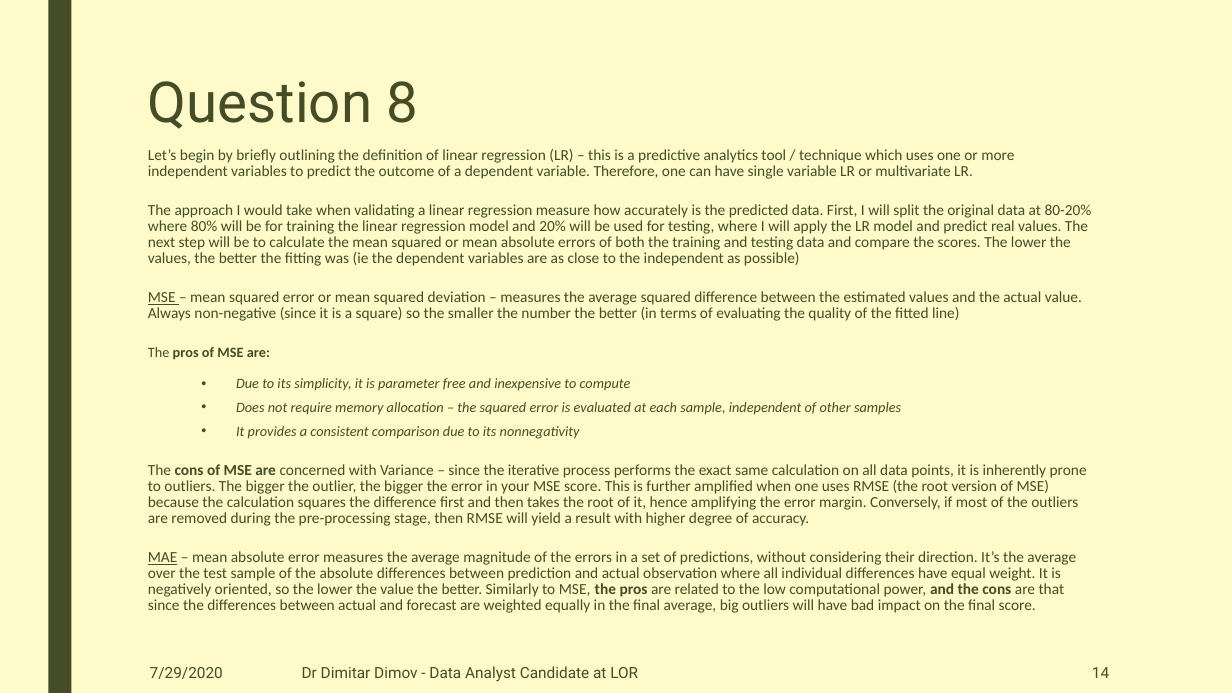
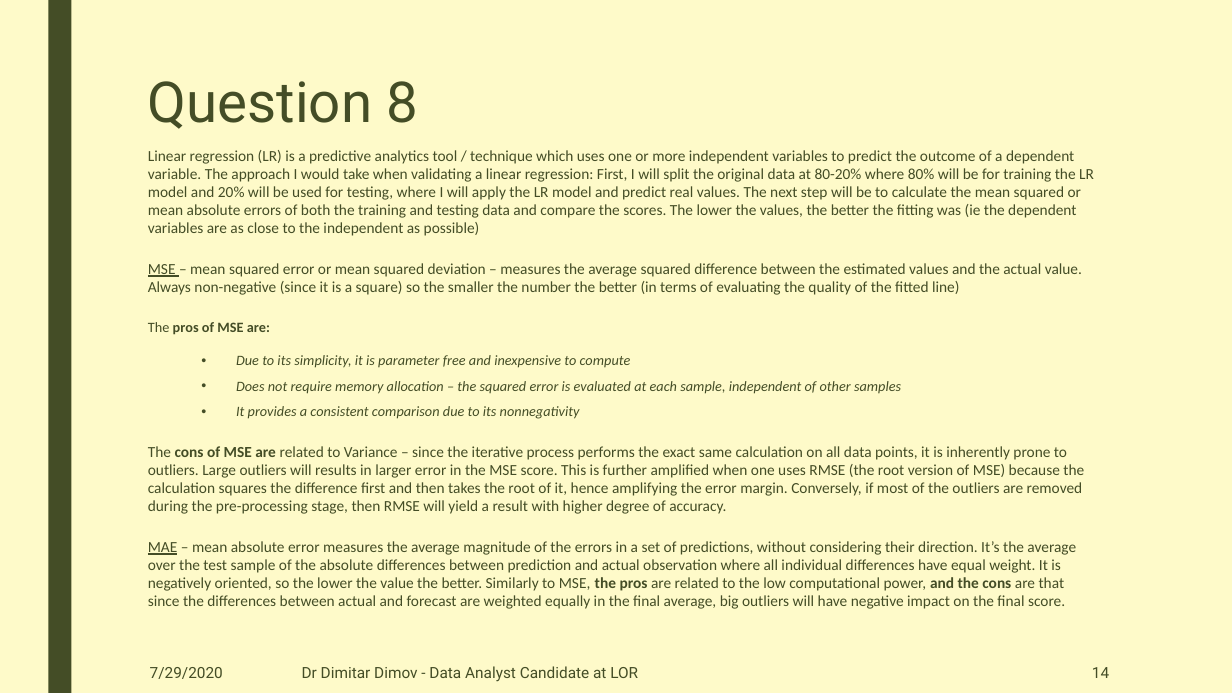
Before and after one commit to DimovDimitar/LOR_Technical_Assessment, a slide deck: slide 14 of DimitarDimovDataAnalystTechAssessmentAnswers.pptx. Drawn at 1232x693 pixels with LibreOffice and Linux fonts; fonts in the diff are those of the drawing. Boxes give left, top, right and bottom in pixels: in the first picture for what was removed or moved away, otherwise in the second. Text is boxed around its words. In the diff, an @@ line names an element or a change of style, - is before the commit and + after.

```diff
--- a/DimitarDimovDataAnalystTechAssessmentAnswers.pptx
+++ b/DimitarDimovDataAnalystTechAssessmentAnswers.pptx
@@ text at box(148, 150, 1094, 236): text changed @@
-Let’s begin by briefly outlining the definition of linear regression (LR) – this is a predictive analytics tool / technique which uses one or more independent variables to predict the outcome of a dependent variable. Therefore, one can have single variable LR or multivariate LR.
-The approach I would take when validating a linear regression measure how accurately is the predicted data. First, I will split the original data at 80-20% where 80% will be for training the linear regression model and 20% will be used for testing, where I will apply the LR model and predict real values. The next step will be to calculate the mean squared or mean absolute errors of both the training and testing data and compare the scores. The lower the values, the better the fitting was (ie the dependent variables are as close to the independent as possible)
+Linear regression (LR) is a predictive analytics tool / technique which uses one or more independent variables to predict the outcome of a dependent variable. The approach I would take when validating a linear regression: First, I will split the original data at 80-20% where 80% will be for training the LR model and 20% will be used for testing, where I will apply the LR model and predict real values. The next step will be to calculate the mean squared or mean absolute errors of both the training and testing data and compare the scores. The lower the values, the better the fitting was (ie the dependent variables are as close to the independent as possible)
@@ text at box(148, 263, 1082, 419): line spacing 0.87 to 0.97 @@
@@ text at box(148, 446, 1084, 609): text changed @@
-The cons of MSE are concerned with Variance – since the iterative process performs the exact same calculation on all data points, it is inherently prone to outliers. The bigger the outlier, the bigger the error in your MSE score. This is further amplified when one uses RMSE (the root version of MSE) because the calculation squares the difference first and then takes the root of it, hence amplifying the error margin. Conversely, if most of the outliers are removed during the pre-processing stage, then RMSE will yield a result with higher degree of accuracy.
-MAE – mean absolute error measures the average magnitude of the errors in a set of predictions, without considering their direction. It’s the average over the test sample of the absolute differences between prediction and actual observation where all individual differences have equal weight. It is negatively oriented, so the lower the value the better. Similarly to MSE, the pros are related to the low computational power, and the cons are that since the differences between actual and forecast are weighted equally in the final average, big outliers will have bad impact on the final score.
+The cons of MSE are related to Variance – since the iterative process performs the exact same calculation on all data points, it is inherently prone to outliers. Large outliers will results in larger error in the MSE score. This is further amplified when one uses RMSE (the root version of MSE) because the calculation squares the difference first and then takes the root of it, hence amplifying the error margin. Conversely, if most of the outliers are removed during the pre-processing stage, then RMSE will yield a result with higher degree of accuracy.
+MAE – mean absolute error measures the average magnitude of the errors in a set of predictions, without considering their direction. It’s the average over the test sample of the absolute differences between prediction and actual observation where all individual differences have equal weight. It is negatively oriented, so the lower the value the better. Similarly to MSE, the pros are related to the low computational power, and the cons are that since the differences between actual and forecast are weighted equally in the final average, big outliers will have negative impact on the final score.
```
Also in this commit, not shown: 7 other slides changed, 4 other files.
